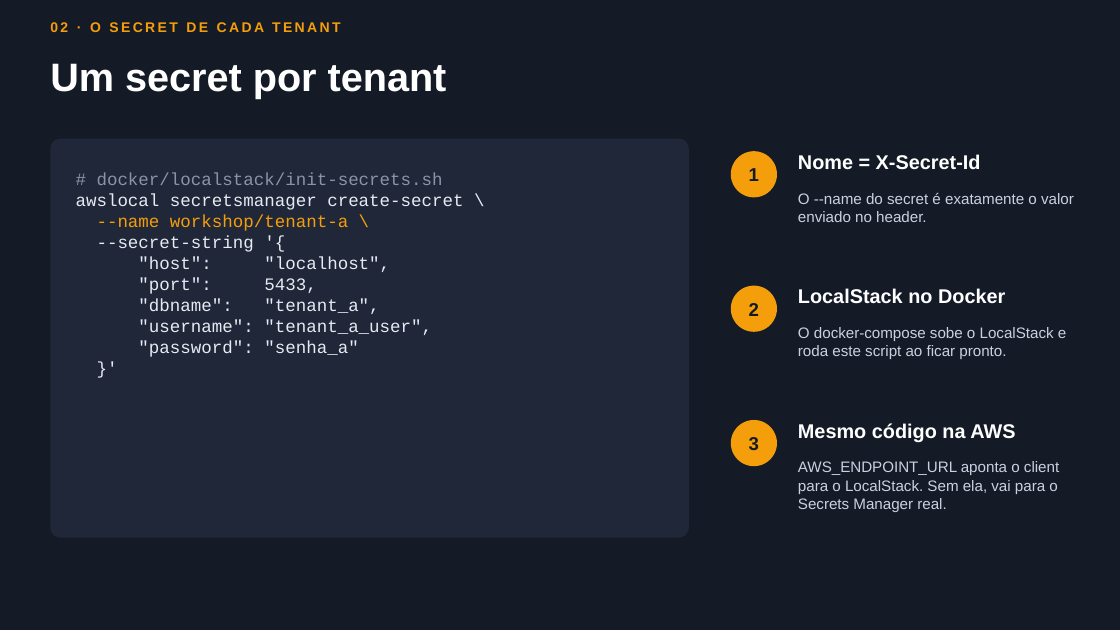
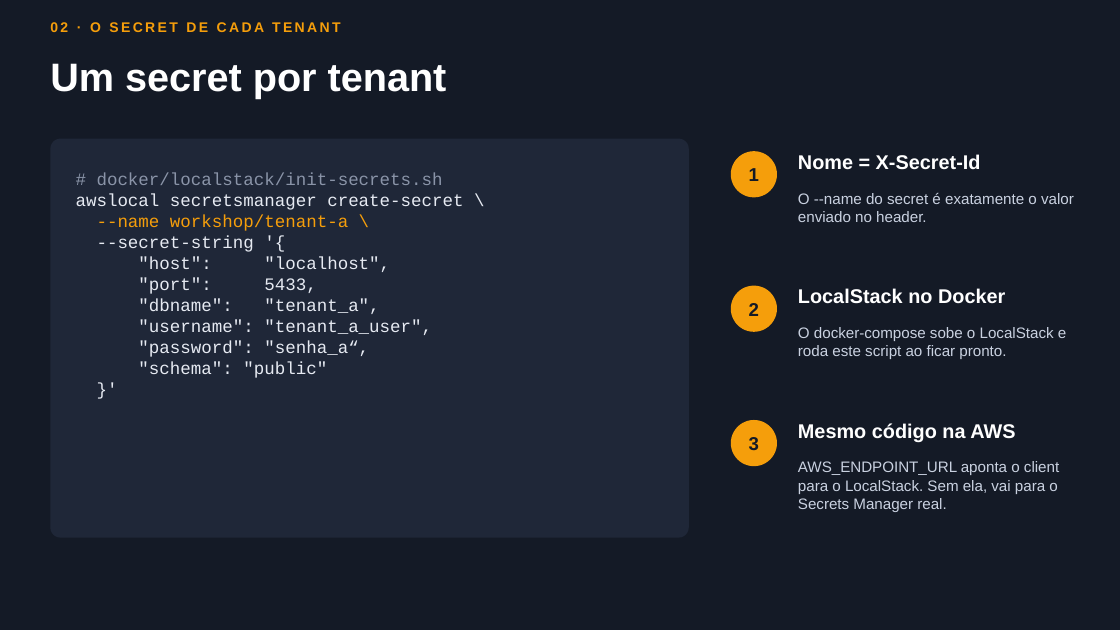
Before and after one commit to Clamant96/lambda-multitenant, a slide deck: slide 5 of docs/lambda-multitenant-workshop-apresentação-final.pptx. Drawn at 1120x630 pixels with LibreOffice and Linux fonts; fonts in the diff are those of the drawing. Boxes give left, top, right and bottom in pixels: in the first picture for what was removed or moved away, otherwise in the second. Text is boxed around its words. In the diff, an @@ line names an element or a change of style, - is before the commit and + after.

Commit message:
Documentação apresentação

```diff
--- a/docs/lambda-multitenant-workshop-apresentação-final.pptx
+++ b/docs/lambda-multitenant-workshop-apresentação-final.pptx
@@ text at <box>138,341,369,378</box>: text changed @@
-"password": "senha_a"
+"password": "senha_a“,
+"schema": "public"
```
Also in this commit, not shown: 1 other file.
